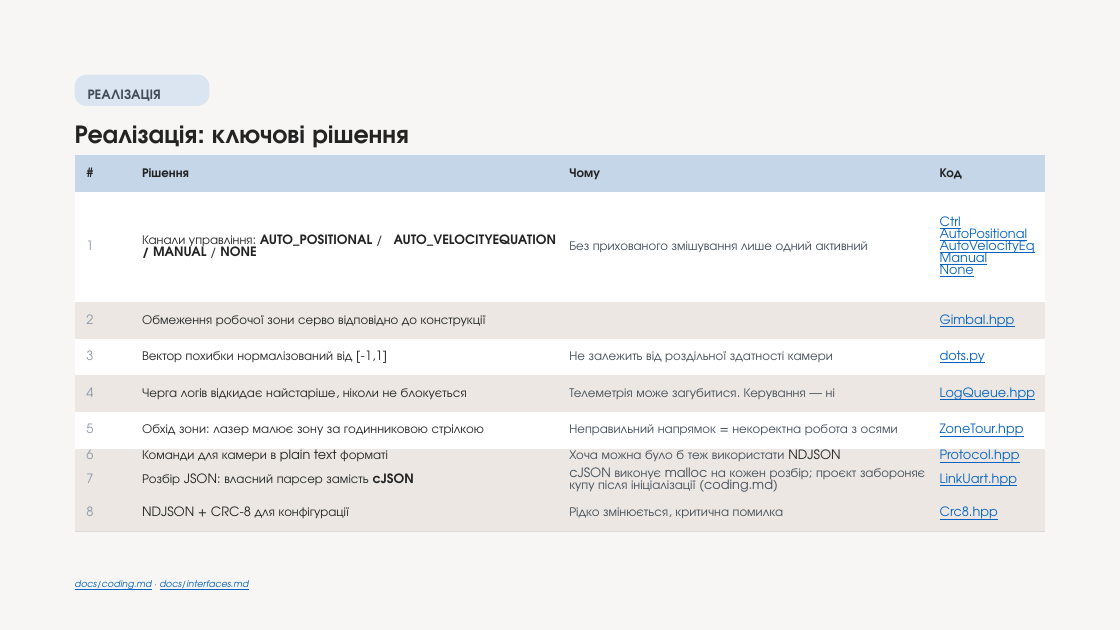
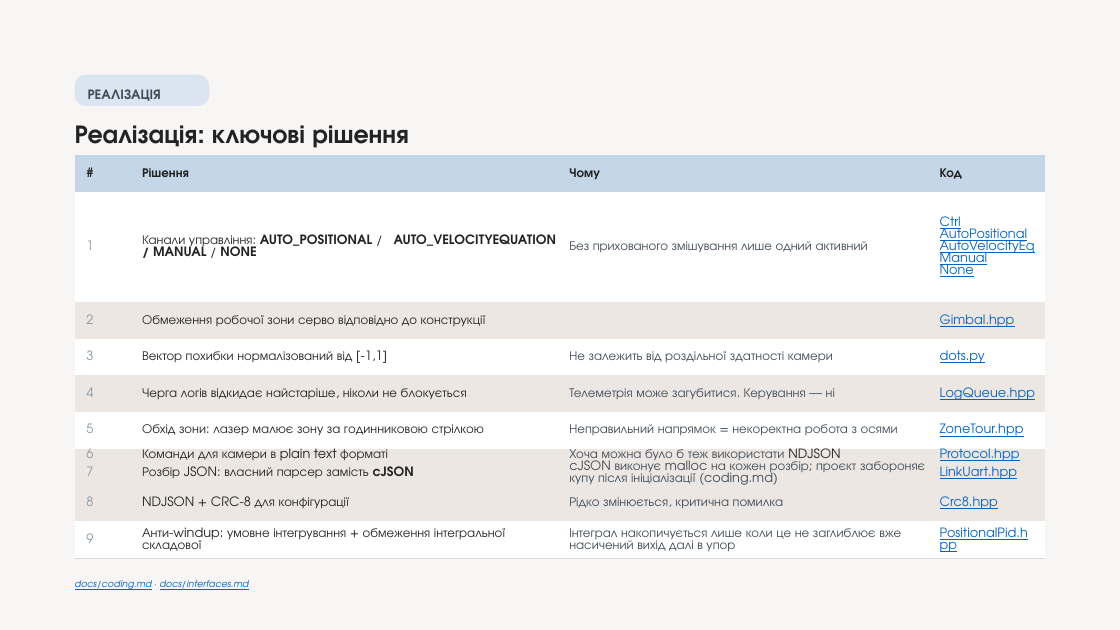
Before and after one commit to melnikvitaly/workshops, a slide deck: slide 7 of workshop-7-final_project/docs/assestment/presentation/Laser Gimbal with Camera Tracking on ESP32-S3.pptx. Drawn at 1120x630 pixels with LibreOffice and Linux fonts; fonts in the diff are those of the drawing. Boxes give left, top, right and bottom in pixels: in the first picture for what was removed or moved away, otherwise in the second. Text is boxed around its words. In the diff, an @@ line names an element or a change of style, - is before the commit and + after.

```diff
--- a/workshop-7-final_project/docs/assestment/presentation/Laser Gimbal with Camera Tracking on ESP32-S3.pptx
+++ b/workshop-7-final_project/docs/assestment/presentation/Laser Gimbal with Camera Tracking on ESP32-S3.pptx
@@ table at bbox=[75, 155, 1046, 556] @@
+row 10: 9 | Анти-windup: умовне інтегрування + обмеження інтегральної складової | Інтеграл накопичується лише коли це не заглиблює вже насичений вихід далі в упор | PositionalPid.hpp
```
Also in this commit, not shown: 6 other files.
